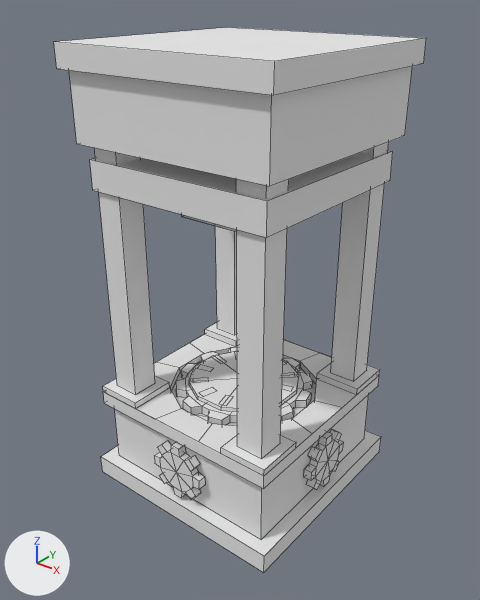
The OBJ model src/main/resources/assets/enchantmod/models/block/press_item.obj, before and after one commit.
One viewpoint serves both versions: a camera (50 mm lens) standing at (2.16, -2.61, 2.21) and looking at (0.51, -0.54, 0.93). Every picture has the same lights, and +X, +Y and +Z are marked at lower left. The older version comes first. Mesh edges are drawn as thin lines. Where no turn or scale is listed for an object, it has been applied to the vertices.

The first picture shows 'press_item'.
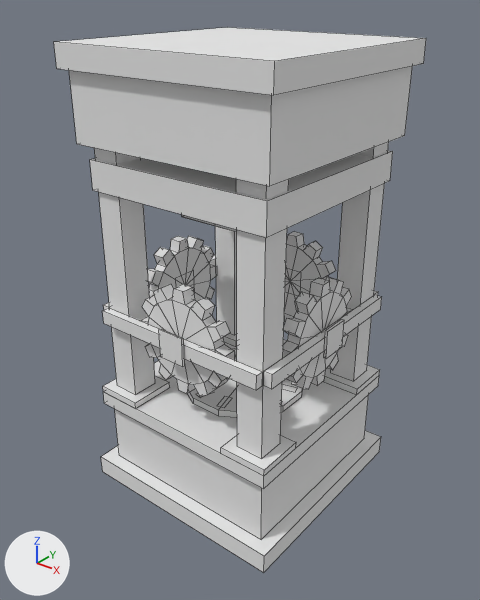
Location of each change, [x1, y1, x2, y2] in pixels of the pictures (480 x 600 px; the box of a moved part takes in the faces that stretch with it):
part 1 of me_press_item, moved or reshaped
    before: [219, 395, 233, 405]
    after: [217, 396, 232, 408]
part 2 of me_press_item, moved or reshaped
    before: [200, 387, 216, 397]
    after: [196, 391, 214, 398]
part 3 of me_press_item, moved or reshaped (not visible afterwards)
    before: [193, 378, 209, 383]
part 4 of me_press_item, moved or reshaped (not visible afterwards)
    before: [197, 365, 214, 372]
part 5 of me_press_item, moved or reshaped (not visible afterwards)
    before: [212, 355, 227, 364]
part 6 of me_press_item, moved or reshaped (not visible afterwards)
    before: [282, 372, 295, 377]
part 7 of me_press_item, moved or reshaped
    before: [282, 384, 294, 391]
    after: [282, 384, 297, 392]
part 8 of me_press_item, added
    after: [264, 295, 382, 389]
part 9 of me_press_item, added
    after: [103, 308, 263, 390]
part 10 of me_press_item, added (mostly hidden)
    after: [104, 255, 216, 310]
part 11 of me_press_item, deleted
    before: [176, 347, 312, 425]
part 12 of me_press_item, deleted
    before: [304, 429, 344, 490]
part 13 of me_press_item, deleted
    before: [154, 441, 205, 499]
part 14 of me_press_item, built on
    before: [135, 329, 357, 454]
    after: [140, 232, 352, 418]

Edits to the bpy script that builds the scene:
```text
Change me_press_item:
    used by ob_press_item; location = (0.0, 0.0, 0.0)
    remove me_press_item.from_pydata(...)  # 626 vertices, 485 faces; spans x 0.0..1.0, y -1.0..0.0, z 0.0..2.0
    add me_press_item.from_pydata(...)  # 705 vertices, 561 faces; spans x 0.0..1.0, y -1.0..0.0, z 0.0..2.0
    me_press_item part 1: the loose piece of 4 vertices spanning x 0.53..0.58, y -0.74..-0.66, z 0.5 is moved by (0.0, -0.02, 0.0)
    me_press_item part 2: the loose piece of 4 vertices spanning x 0.42..0.47, y -0.74..-0.66, z 0.5 is moved by (0.0, -0.02, 0.0)
    me_press_item part 3: the loose piece of 4 vertices spanning x 0.31..0.39, y -0.69..-0.61, z 0.5 is moved by (-0.01, -0.01, 0.0)
    me_press_item part 4: the loose piece of 4 vertices spanning x 0.26..0.34, y -0.58..-0.53, z 0.5 is moved by (-0.02, 0.0, 0.0)
    me_press_item part 5: the loose piece of 4 vertices spanning x 0.26..0.34, y -0.47..-0.42, z 0.5 is moved by (-0.02, 0.0, 0.0)
    me_press_item part 6: the loose piece of 4 vertices spanning x 0.61..0.69, y -0.39..-0.31, z 0.5 is moved by (0.01, 0.01, 0.0)
    me_press_item part 7: the loose piece of 4 vertices spanning x 0.66..0.74, y -0.47..-0.42, z 0.5 is moved by (0.02, 0.0, 0.0)
    me_press_item part 8: a new loose piece, a box spanning x 0.925..0.962, y -0.922..-0.078, z 0.844..0.906, in mat_m_0 (its picture is missing)
    me_press_item part 9: a new loose piece, a box spanning x 0.078..0.922, y -0.962..-0.925, z 0.844..0.906, in mat_m_0 (its picture is missing)
    me_press_item part 10: a new loose piece, a box spanning x 0.038..0.075, y -0.922..-0.078, z 0.844..0.906, in mat_m_0 (its picture is missing)
    me_press_item part 11: the loose piece of 97 vertices spanning x 0.18..0.82, y -0.82..-0.18, z 0.44..0.48 is deleted
    me_press_item part 12: the loose piece of 66 vertices spanning x 0.94..0.98, y -0.64..-0.36, z 0.11..0.39 is deleted
    me_press_item part 13: the loose piece of 66 vertices spanning x 0.36..0.64, y -0.98..-0.94, z 0.11..0.39 is deleted
    me_press_item part 14: 56 vertices removed from x 0.03..0.97, y -0.97..-0.03, z 0.44..0.5; 464 vertices added at x 0.03..0.98, y -0.97..-0.02, z 0.47..1.11
    other edits to the shape of me_press_item do not show in these pictures
```
